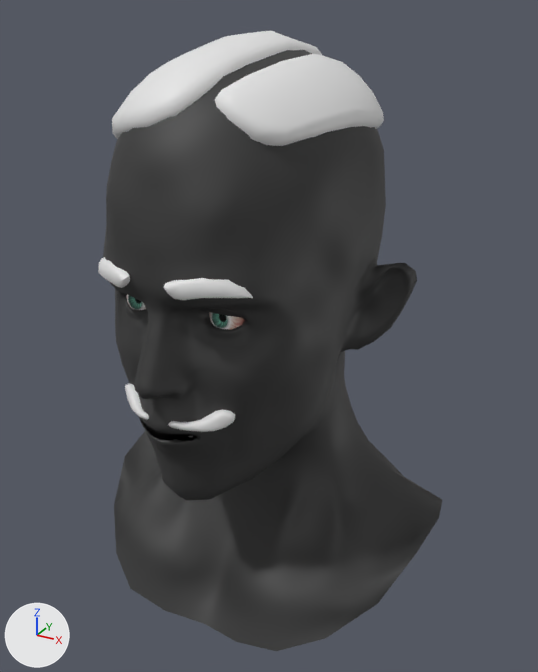
The Blender file Heads/Bandits/Human/Males/Thin/Type1/Head_Bandit_Human_Male_Thin_Type1.2.blend, before and after one commit.
Rendered twice from a 50 mm camera at (0.21, -0.381, 1.901) aimed at (0.008, -0.013, 1.716). Lighting does not change. The marker at lower left points along +X, +Y and +Z. The older version comes first. The same objects are shown in both versions, whatever each file hides.

In view in the first picture: 'Head_Bandit_Human_ThinType1.2'.
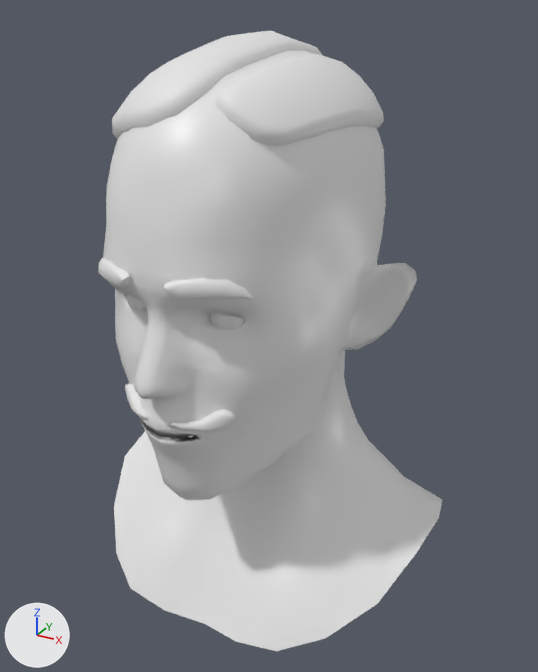
What differs and where, as boxes [x1, y1, x2, y2] in the pictures (538 x 672 px):
'Head_Bandit_Human_ThinType1.2', surface changed, recoloured (black to white)
    both: [101, 45, 442, 651]
part 1 of me_head_bandit_human_thintype1_2, recoloured (black to white)
    both: [103, 50, 442, 651]

The change, as a list of edits to the scene's bpy script:
```text
Change mat_material_head_human_teeth_eyes:
    where n0 = _N.new('ShaderNodeBsdfPrincipled'); n0.name = 'Principled BSDF'
    n0.inputs[2].default_value: 1.0 -> 0.4  # 'Roughness'
    remove n2 = _N.new('ShaderNodeTexImage'); n2.name = 'Image Texture'
    remove n2.image = img_texture_head_human_teeth_eyes_cmap__png
    remove n3 = _N.new('ShaderNodeTexImage'); n3.name = 'Image Texture.001'
    remove n3.image = img_texture_head_human_teeth_eyes_nmap_png
    remove n4 = _N.new('ShaderNodeNormalMap'); n4.name = 'Normal Map'
    remove _L.new(n2.outputs[0], n0.inputs[0])  # 'Color' to 'Base Color'
    remove _L.new(n3.outputs[0], n4.inputs[1])  # 'Color' to 'Color'
    remove _L.new(n4.outputs[0], n0.inputs[5])  # 'Normal' to 'Normal'
    remove _L.new(n2.outputs[1], n0.inputs[4])  # 'Alpha' to 'Alpha'
Add mat_material_head_bandit_human_male_thin_type1_2:
    mat_material_head_bandit_human_male_thin_type1_2 = principled_material('Material_Head_Bandit_Human_Male_Thin_Type1.2')
    mat_material_head_bandit_human_male_thin_type1_2.base_color = (0.8, 0.8, 0.8)  # white #e7e7e7
    mat_material_head_bandit_human_male_thin_type1_2.roughness = 0.4
Change me_head_bandit_human_thintype1_2:
    where me_head_bandit_human_thintype1_2.from_pydata(...)  # 2147 vertices, 2030 faces; spans x -0.117..0.117, y -0.129..0.094, z 1.542..1.89
    used by ob_head_bandit_human_thintype1_2; location = (0.0, 0.0, 0.0)
    me_head_bandit_human_thintype1_2 part 1: all 1205 faces that had it switch from mat_material_head_bandit_human_thintype1_2 to mat_material_head_bandit_human_male_thin_type1_2 (white #e7e7e7)
```
